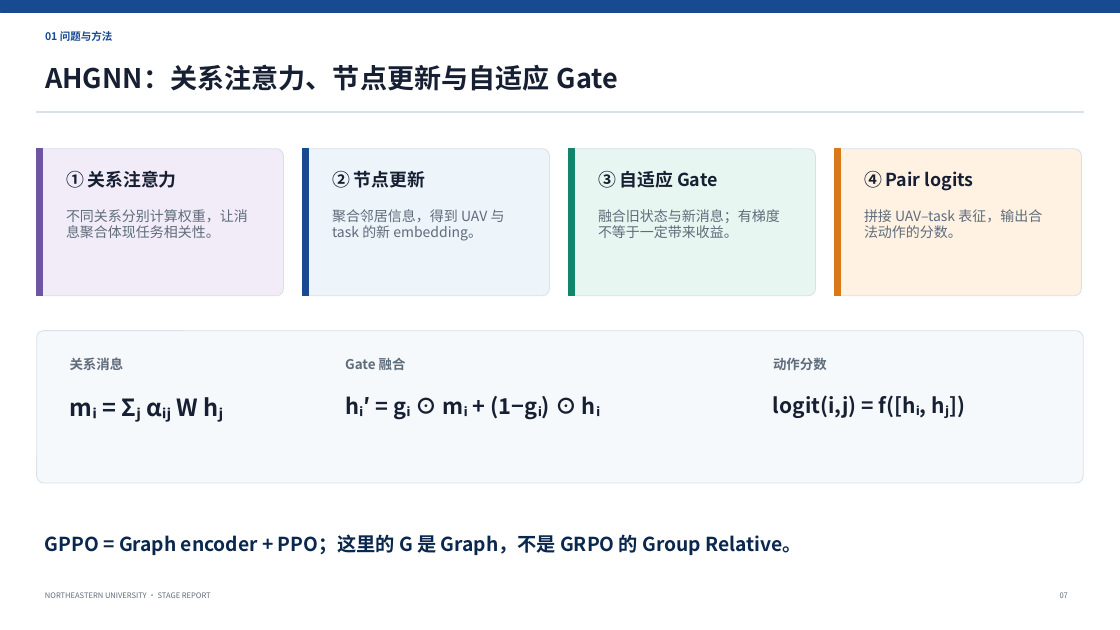
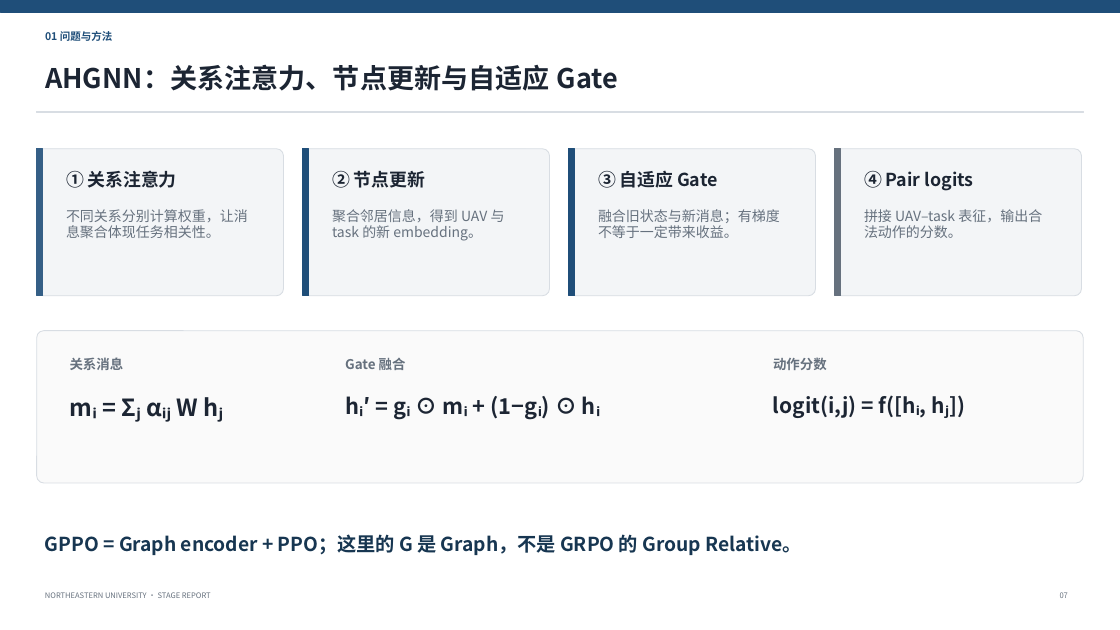
Before and after one commit to Battleplus/GPPO, a slide deck: slide 7 of deliverables/meeting_prep/GPPO_开学汇报_第一篇论文复现与GRPO展望.pptx. Drawn at 1120x630 pixels with LibreOffice and Linux fonts; fonts in the diff are those of the drawing. Boxes give left, top, right and bottom in pixels: in the first picture for what was removed or moved away, otherwise in the second. Text is boxed around its words. In the diff, an @@ line names an element or a change of style, - is before the commit and + after.

Commit message:
simplify GPPO report presentation style

```diff
--- a/deliverables/meeting_prep/GPPO_开学汇报_第一篇论文复现与GRPO展望.pptx
+++ b/deliverables/meeting_prep/GPPO_开学汇报_第一篇论文复现与GRPO展望.pptx
@@ rectangle at [0,0,1120,13]: fill #174A91 to #1F4E79; outline #174A91 0.75 pt to #1F4E79 0.75 pt @@
@@ text "01 问题与方法" at [45,31,113,41]: text colour #174A91 to #1F4E79 @@
@@ rounded rectangle at [37,149,284,296]: fill #F1ECF8 to #F3F5F7; outline #D8E1EA 0.75 pt to #D8DDE3 0.75 pt @@
@@ rectangle at [37,149,43,296]: fill #6E54A3 to #355F86; outline #6E54A3 0.75 pt to #355F86 0.75 pt @@
@@ rectangle at [302,149,308,296]: fill #174A91 to #1F4E79; outline #174A91 0.75 pt to #1F4E79 0.75 pt @@
@@ rounded rectangle at [302,149,549,296]: fill #EDF4FA to #F3F5F7; outline #D8E1EA 0.75 pt to #D8DDE3 0.75 pt @@
@@ rounded rectangle at [569,149,816,296]: fill #E8F6F1 to #F3F5F7; outline #D8E1EA 0.75 pt to #D8DDE3 0.75 pt @@
@@ rectangle at [569,149,575,296]: fill #12856D to #1F4E79; outline #12856D 0.75 pt to #1F4E79 0.75 pt @@
@@ rounded rectangle at [835,149,1082,296]: fill #FFF2E3 to #F3F5F7; outline #D8E1EA 0.75 pt to #D8DDE3 0.75 pt @@
@@ rectangle at [835,149,841,296]: fill #D97818 to #66717E; outline #D97818 0.75 pt to #66717E 0.75 pt @@
@@ text "④ Pair logits" at [864,171,974,191]: text colour #172033 to #1C2533 @@
@@ text "拼接 UAV–task 表征，输出合法动作的分数。" at [864,209,1042,238]: text colour #5F6C7B to #66717E @@
@@ text "GPPO = Graph encoder + ..." at [45,534,801,555]: text colour #0A274E to #173651 @@
```
Also in this commit, not shown: 14 other slides changed.
